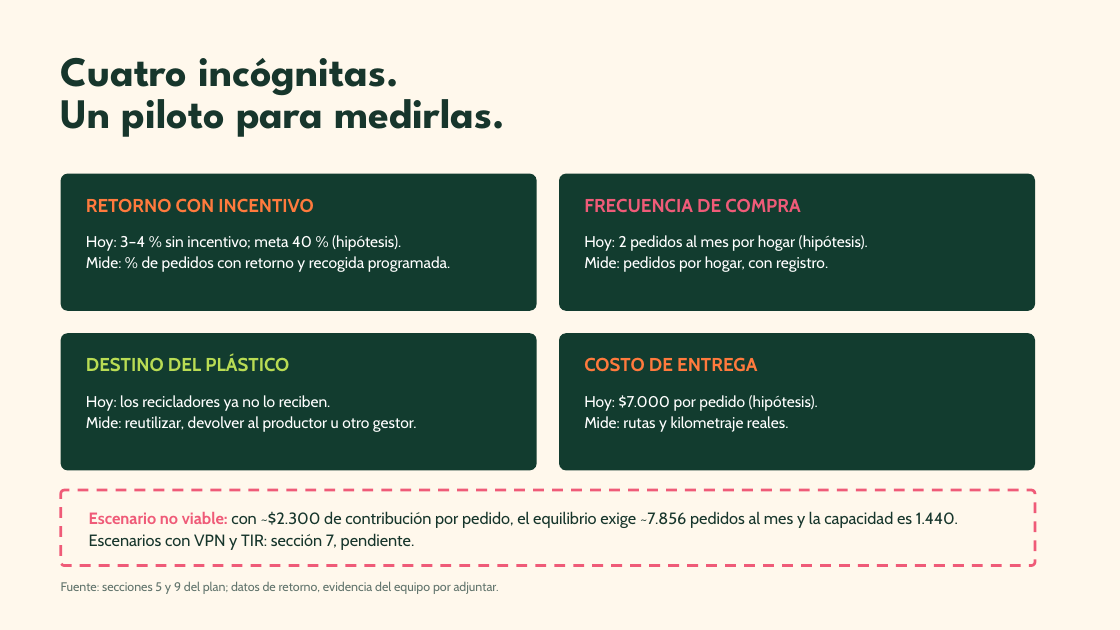
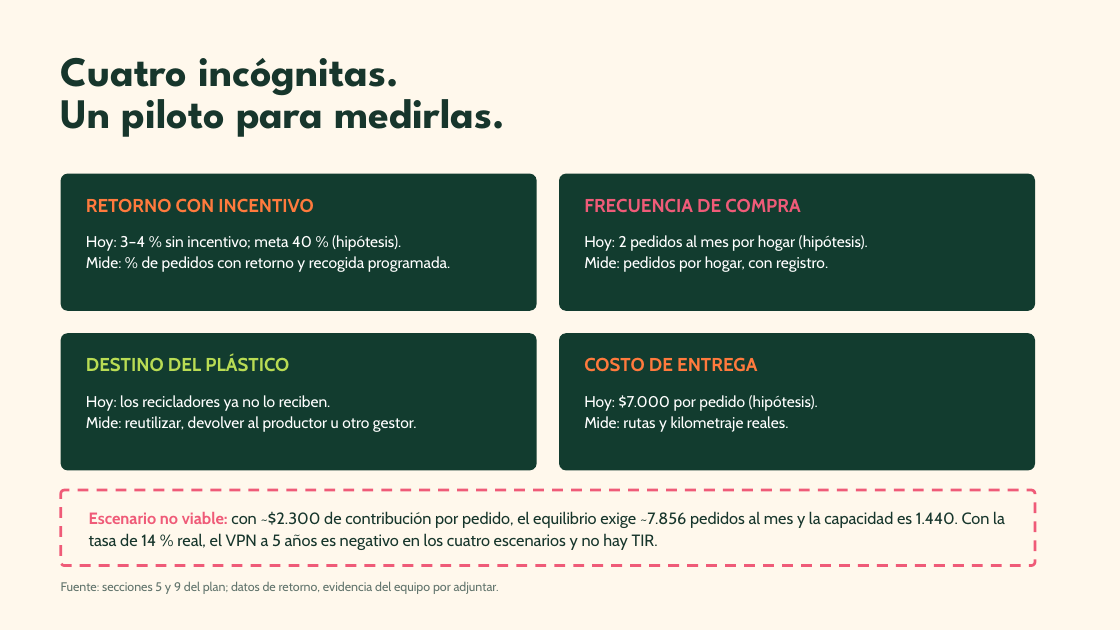
Before and after one commit to DZ-5/I-Love-Frutas, a slide deck: slide 15 of Pitch_ILoveFrutas_integrado.pptx. Drawn at 1120x630 pixels with LibreOffice and Linux fonts; fonts in the diff are those of the drawing. Boxes give left, top, right and bottom in pixels: in the first picture for what was removed or moved away, otherwise in the second. Text is boxed around its words. In the diff, an @@ line names an element or a change of style, - is before the commit and + after.

```diff
--- a/Pitch_ILoveFrutas_integrado.pptx
+++ b/Pitch_ILoveFrutas_integrado.pptx
@@ text at bbox=[89, 511, 1005, 550]: text changed @@
-Escenario no viable: con ~$2.300 de contribución por pedido, el equilibrio exige ~7.856 pedidos al mes y la capacidad es 1.440. Escenarios con VPN y TIR: sección 7, pendiente.
+Escenario no viable: con ~$2.300 de contribución por pedido, el equilibrio exige ~7.856 pedidos al mes y la capacidad es 1.440. Con la tasa de 14 % real, el VPN a 5 años es negativo en los cuatro escenarios y no hay TIR.
```
Also in this commit, not shown: 1 other slide changed, 7 other files.
